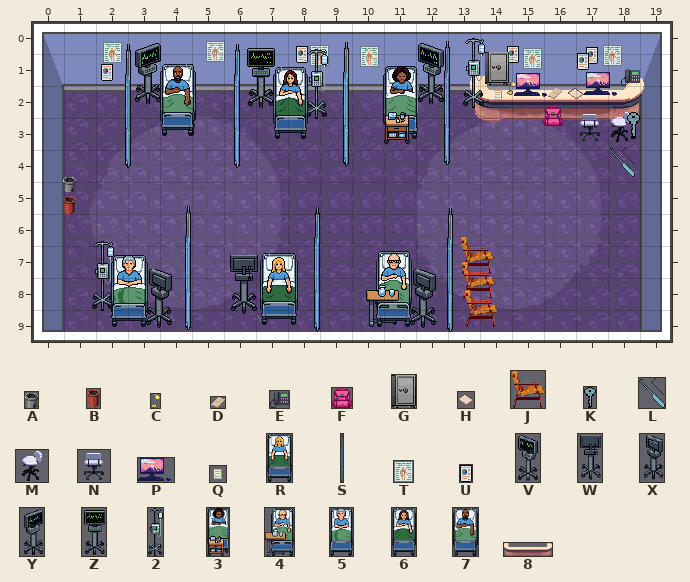
One commit to this Tiled map (JSON): public/break_escape/assets/rooms/room_hospital_ward.tmj. The first picture shows the starting point.
Cells are 32x32 px. Shown: x 0..19, y 0..9.
Key: from "objects": A 1 "bin11", B 8 "bin4", C 68 "office-misc-lamp3", D 97 "notes3", E 106 "phone2", F 113 "bag20", G 186 "safe3", H 189 "notes1", J 236 "chair-waiting-right-1", K 243 "key", L 244 "lockpick", M 286 "chair-white-2-rotate3", N 288 "chair-white-2-rotate5", P 303 "pc", Q 319 "text_file", R 321 "bed5", S 323 "curtain-divider", T 324 "chart2", U 325 "chart", V 326 "vitals-monitor8", W 329 "vitals-monitor5", X 330 "vitals-monitor4", Y 332 "vitals-monitor2", Z 333 "vitals-monitor1", 2 335 "infusion_pump", 3 336 "bed3", 4 337 "bed6", 5 338 "bed4", 6 343 "bed2", 7 344 "bed1"; from "tables": 8 5 "reception_table1".
Objects are placed by their top-left corner, in cells (3,4 is the top-left corner of cell 3,4); size is 1x1 cell unless given.
Layers that did not change in this view are not listed.
Objects on layer "tables" before:
8 "reception_table1" at 13.7,1.7 size 5.4x1.5
7 "bed1" at 4,1.3 size 1.1x2.2
3 "bed3" at 11,1.4 size 1.1x2.4
S "curtain-divider" at 12.9,0.6 size 0.2x3.9
S "curtain-divider" at 9.7,0.6 size 0.2x3.9
S "curtain-divider" at 6.3,0.7 size 0.2x3.9
S "curtain-divider" at 2.9,0.7 size 0.2x3.9
4 "bed6" at 10.4,7.2 size 1.4x2.4
S "curtain-divider" at 4.8,5.8 size 0.2x3.9
S "curtain-divider" at 8.8,5.8 size 0.2x3.9
S "curtain-divider" at 13,5.8 size 0.2x3.9
Objects on layer "table_items" before:
E "phone2" at 18.4,1.5 size 0.6x0.5
C "office-misc-lamp3" at 14.8,1.8 size 0.3x0.4
Objects on layer "conditional_table_items" before:
P "pc" at 17.2,1.6 size 1.1x0.8
P "pc" at 15.1,1.6 size 1.1x0.8
D "notes3" at 16.1,2.1 size 0.4x0.3
H "notes1" at 16.8,2 size 0.5x0.5
Q "text_file" at 14.3,2 size 0.5x0.5
Objects on layer "items" before:
T "chart2" at 5.4,0.6 size 0.6x0.7
T "chart2" at 2.2,0.6 size 0.6x0.7
U "chart" at 8.2,0.8 size 0.4x0.5
U "chart" at 14.8,0.8 size 0.4x0.5
U "chart" at 17.3,0.8 size 0.4x0.5
T "chart2" at 8.7,0.7 size 0.6x0.7
T "chart2" at 17.8,0.7 size 0.6x0.7
T "chart2" at 10.3,0.7 size 0.6x0.7
T "chart2" at 15.3,0.8 size 0.6x0.7
U "chart" at 17,1 size 0.4x0.5
U "chart" at 2.2,1.3 size 0.4x0.5
V "vitals-monitor8" at 12,0.6 size 1x2
Y "vitals-monitor2" at 3.1,0.6 size 1x2
2 "infusion_pump" at 13.5,0.5 size 0.7x2.2
Z "vitals-monitor1" at 6.6,0.7 size 1x2
2 "infusion_pump" at 8.6,0.8 size 0.7x2.2
M "chair-white-2-rotate3" at 17.9,2.8
N "chair-white-2-rotate5" at 16.9,2.8
A "bin11" at 1,4.8 size 0.4x0.5
B "bin4" at 1,5.4 size 0.4x0.6
J "chair-waiting-right-1" at 13.4,6.7 size 1.1x1.2
J "chair-waiting-right-1" at 13.4,7.5 size 1.1x1.2
2 "infusion_pump" at 1.9,6.9 size 0.7x2.2
W "vitals-monitor5" at 6.1,7.2 size 1x2
J "chair-waiting-right-1" at 13.5,8.4 size 1.1x1.2
X "vitals-monitor4" at 3.4,7.6 size 1x2
X "vitals-monitor4" at 11.7,7.6 size 1x2
Objects on layer "conditional_items" before:
G "safe3" at 14.2,1 size 0.8x1
F "bag20" at 16,2.6 size 0.6x0.6
K "key" at 18.6,2.8 size 0.4x0.8
6 "bed2" at 7.5,1.4 size 1.1x2.2
L "lockpick" at 18,3.9 size 0.8x0.9
R "bed5" at 7.1,7.2 size 1.2x2.2
5 "bed4" at 2.5,7.3 size 1.2x2.2
The same view after the edit:
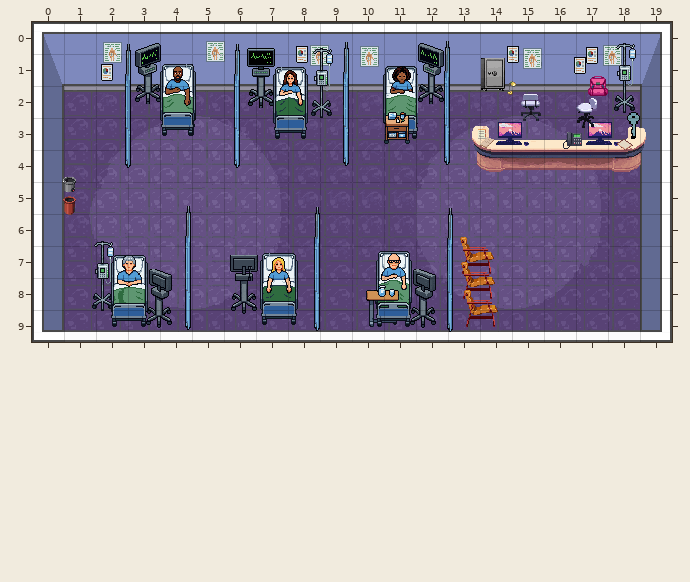
The edit:
Layer "tables":
changed: 8 "reception_table1" at 13.7,1.7 size 5.4x1.5 -> 8 "reception_table1" at 13.7,3.3 size 5.4x1.5
Layer "table_items":
changed: E "phone2" at 18.4,1.5 size 0.6x0.5 -> E "phone2" at 16.6,3.4 size 0.6x0.5
Layer "conditional_table_items":
changed: Q "text_file" at 14.3,2 size 0.5x0.5 -> Q "text_file" at 13.8,3.2 size 0.5x0.5
changed: P "pc" at 17.2,1.6 size 1.1x0.8 -> P "pc" at 17.3,3.1 size 1.1x0.8
changed: P "pc" at 15.1,1.6 size 1.1x0.8 -> P "pc" at 14.5,3.1 size 1.1x0.8
changed: D "notes3" at 16.1,2.1 size 0.4x0.3 -> D "notes3" at 14,3.6 size 0.4x0.3
changed: H "notes1" at 16.8,2 size 0.5x0.5 -> H "notes1" at 18.3,3.6 size 0.5x0.5
Layer "items":
changed: 2 "infusion_pump" at 13.5,0.5 size 0.7x2.2 -> 2 "infusion_pump" at 18.2,0.6 size 0.7x2.2
changed: N "chair-white-2-rotate5" at 16.9,2.8 -> N "chair-white-2-rotate5" at 15.1,2.2
changed: M "chair-white-2-rotate3" at 17.9,2.8 -> M "chair-white-2-rotate3" at 16.8,2.3
Layer "conditional_items":
changed: F "bag20" at 16,2.6 size 0.6x0.6 -> F "bag20" at 17.4,1.7 size 0.6x0.6
removed: L "lockpick" at 18,3.9 size 0.8x0.9
Pixel boxes of the changes (left, top, right, bottom) in both pictures:
changed: (463, 38, 646, 177)
